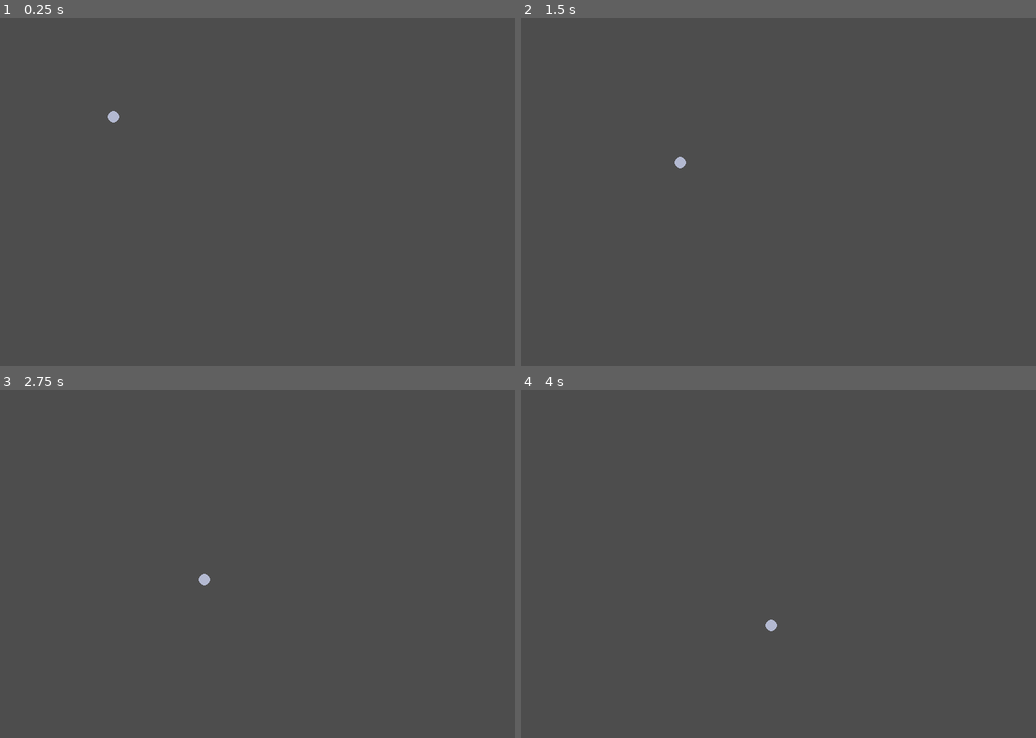
Above: before the commit, frames 1-4 (two rows, left to right).
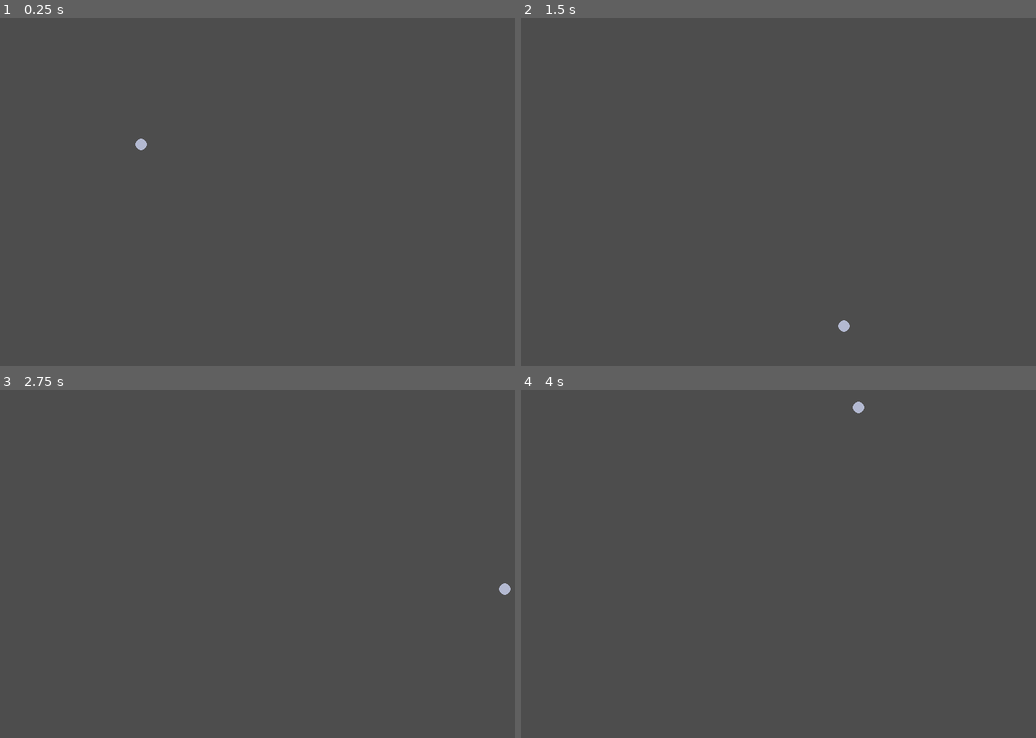
Above: after the commit, the same moments.

Repository: ShrimpCatDev/blockly
Game: Godot game, scene res://scenes/main.tscn
Same seed, same stepped clock (60 frames per second), same inputs: the game is played once before the commit and once after it.
Inputs (mouse positions are in pixels of both pictures, inside the frame that each line leads up to):
- Up to frame 1 (0.25 s): no input
- Up to frame 2 (1.5 s): tap Enter at 0.5 s; move the mouse to (891, 174) at 0.52 s; hold Right 0.53-1.28 s; tap Alt at 0.6 s; click (891, 174) at 0.67 s; move the mouse to (670, 209) at 1.27 s; hold Down from 1.28 s (still down); tap Shift at 1.35 s
- Up to frame 3 (2.75 s): move the mouse to (303, 487) at 2.02 s; release Down at 2.03 s; hold Right from 2.03 s (still down); tap Alt at 2.1 s
- Up to frame 4 (4 s): move the mouse to (747, 633) at 2.77 s; release Right at 2.78 s; hold Up 2.78-3.53 s; tap Shift at 2.85 s; click (747, 633) at 2.92 s; move the mouse to (933, 616) at 3.52 s; hold Left from 3.53 s (still down); tap Alt at 3.6 s

The runs differ from the first frame. In frame 1, 0.1% of the frame differs, in the area x 20-29%, y 26-38%; in frame 2, 0.1%; in frame 3, 0.1%; in frame 4, 0.1%.

Commit message:
BOUNCING BALL

Diff:
--- a/scenes/ball.gd
+++ b/scenes/ball.gd
@@ -2,16 +2,36 @@
 
 var vx=0
 var vy=0
-var speed=50
+
+var dx=1
+var dy=1
+
+var speed=200
+
+var width: float
+var gs: Vector2
+var gp: Vector2
 
 # Called when the node enters the scene tree for the first time.
 func _ready() -> void:
-	pass # Replace with function body.
+	gs=get_viewport().get_visible_rect().size
+	gp=get_viewport().get_visible_rect().position
+	width=$Collision.shape.radius
 
 
 # Called every frame. 'delta' is the elapsed time since the previous frame.
 func _process(delta: float) -> void:
-	vx=speed*delta
-	vy=speed*delta
+	vx=speed*dx*delta
+	vy=speed*dy*delta
 	position.x+=vx
 	position.y+=vy
+
+	if position.x+width>=gs.x:
+		dx=-1
+	if position.y+width>=gs.y:
+		dy=-1
+	if position.y-width<=0:
+		dy=1
+	if position.x-width<=0:
+		dx=1
+	print(position.x)
